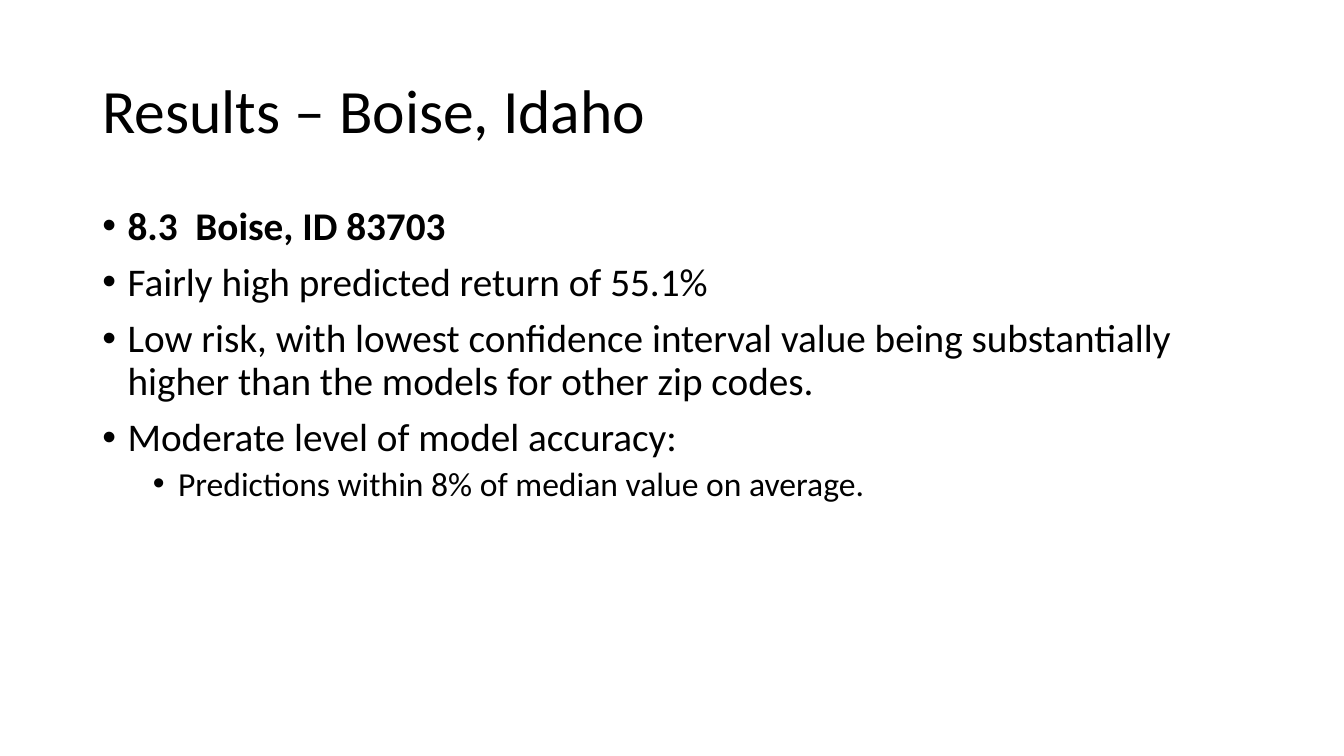
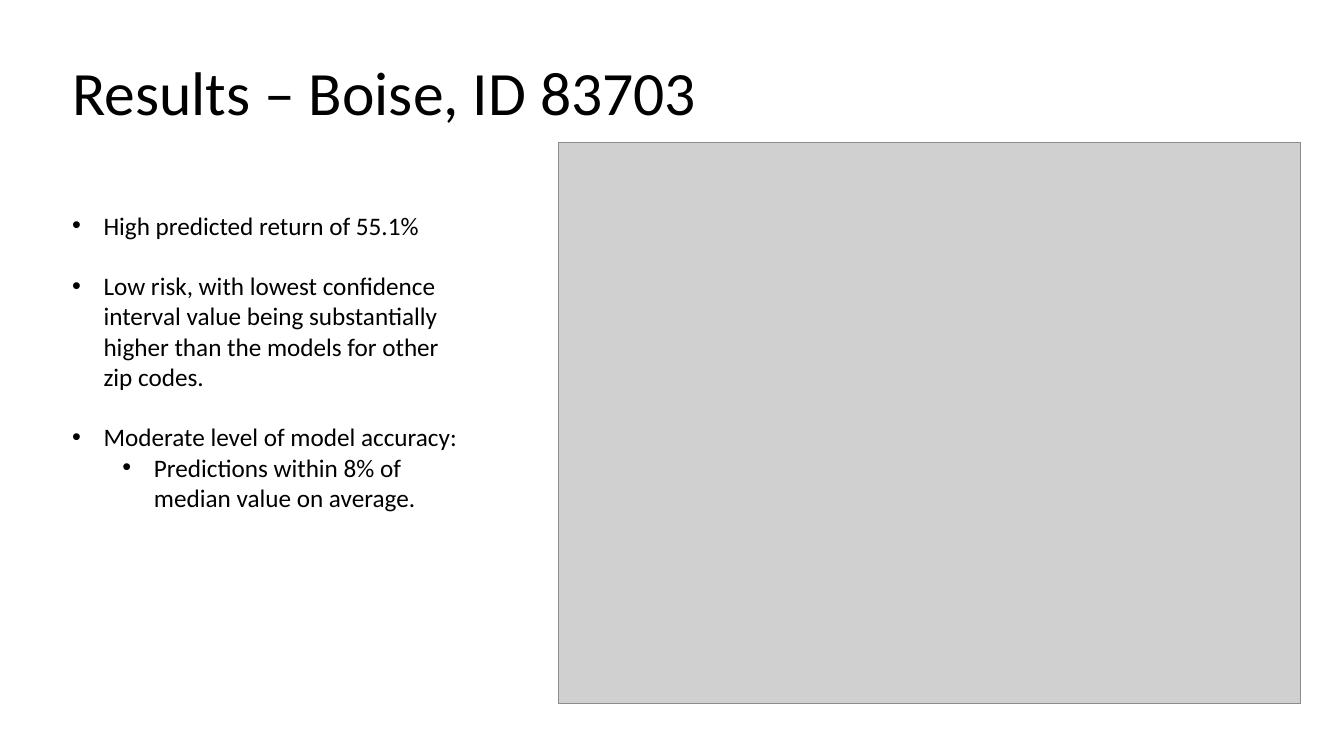
Before and after one commit to jpetoskey/Zillow_Time_Series, a slide deck: slide 9 of Real Estate Investment - Top Zip Codespptx.pptx (slide 10 before the commit). Drawn at 1344x756 pixels with LibreOffice and Linux fonts; fonts in the diff are those of the drawing; grey boxes stand for pictures. Boxes give left, top, right and bottom in pixels: in the first picture for what was removed or moved away, otherwise in the second. Text is boxed around its words. In the diff, an @@ line names an element or a change of style, - is before the commit and + after.

```diff
--- a/Real Estate Investment - Top Zip Codespptx.pptx
+++ b/Real Estate Investment - Top Zip Codespptx.pptx
@@ title at (x1=72, y1=72, x2=696, y2=123): text changed @@
-Results – Boise, Idaho
+Results – Boise, ID 83703
@@ picture added at (x1=559, y1=142, x2=1302, y2=704) @@
@@ text "High predicted return of 55.1%" moved from (x1=128, y1=212, x2=1171, y2=502) to (x1=104, y1=217, x2=457, y2=512) @@
@@ text at (x1=104, y1=217, x2=419, y2=240): text changed; size 28 to 18 pt @@
-• 8.3 Boise, ID 83703
-• Fairly high predicted return of 55.1%
+• High predicted return of 55.1%
@@ text at (x1=104, y1=277, x2=457, y2=512): size 28 to 18 pt in "Low risk, with lowest confidence interval value ...", "Moderate level of model accuracy:"; size 24 to 18 pt in "Predictions within 8% of median value on ..."; indent changed; line spacing 0.9 to 1; less space between paragraphs @@
```
Also in this commit, not shown: 4 other slides changed, 7 slides added, 5 slides removed, 2 other files.
